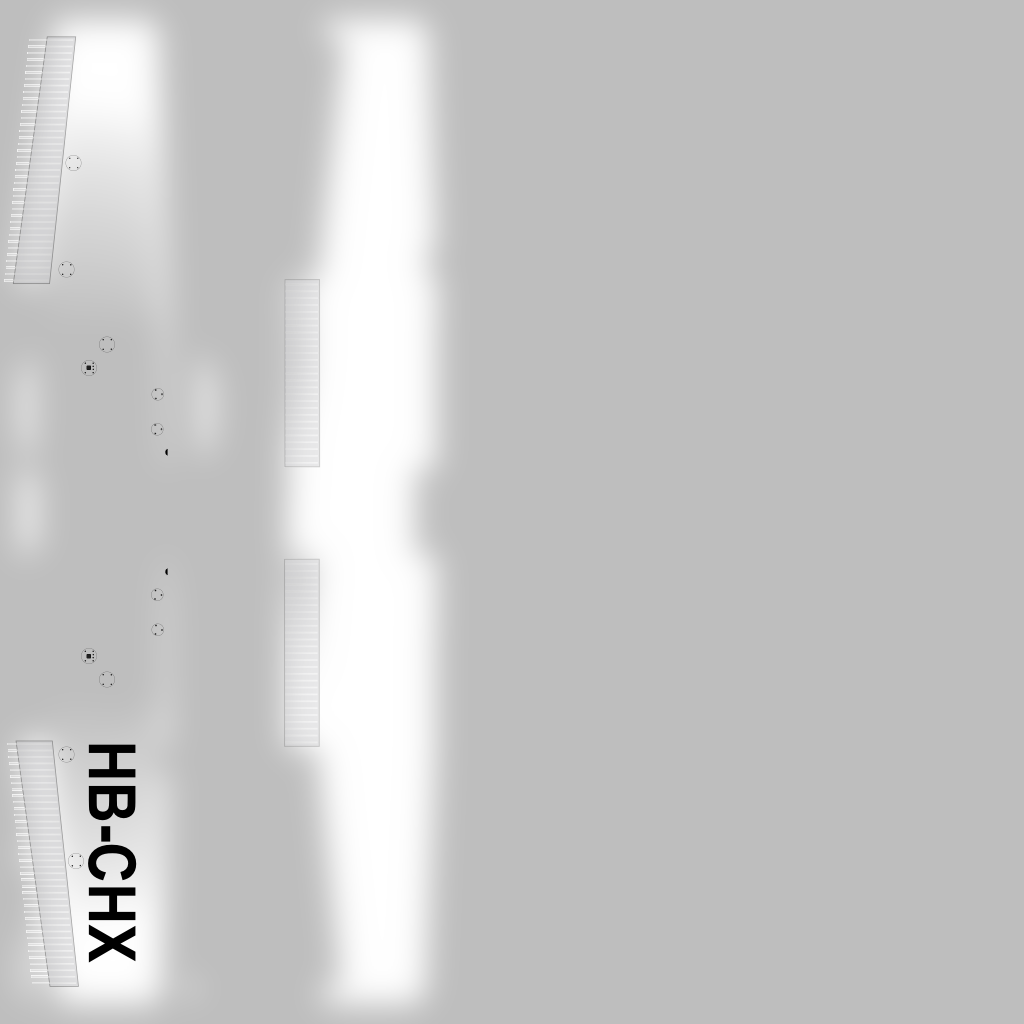
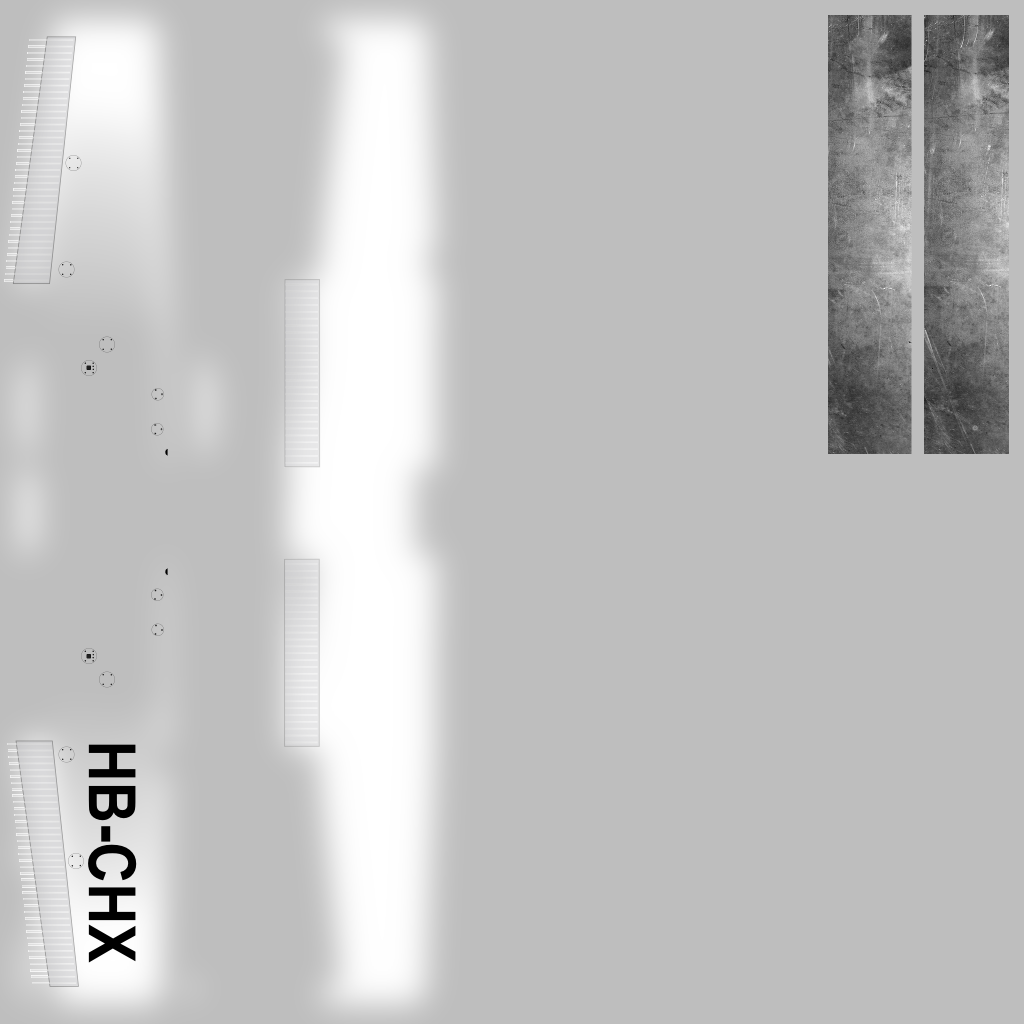
Revision of a layered 1024x1024 image; what changed, layer by layer:
added layer "Clipboard #2" above "Clipboard #1" over [828, 15, 1009, 454]
